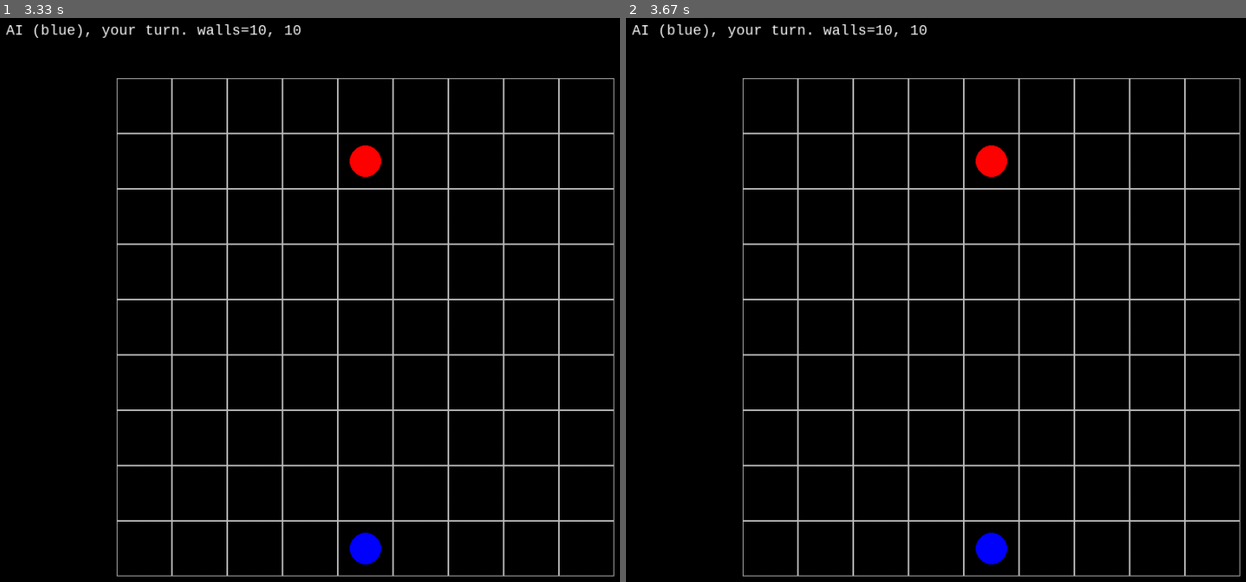
Above: before the commit, frames 1-2 (left to right).
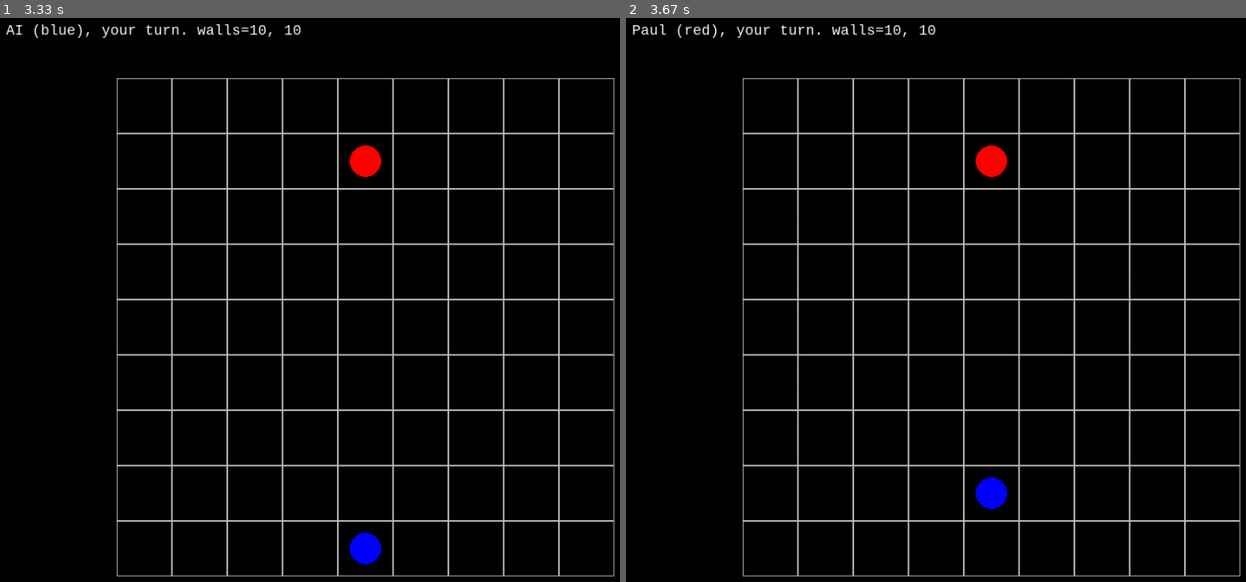
Above: after the commit, the same moments.

Repository: pdhummel/corridor
Game: pygame game, started from corridor.py
The game is run twice, just before and just after one commit, with the same random seed, the same clock (stepped at 60 frames per second) and the same inputs. The source is Python 2; it was converted automatically to run under Python 3.
Inputs:
- Up to frame 1 (3.33 s): no input
- Up to frame 2 (3.67 s): no input

Frame 1 is identical in both runs. In frame 2, 0.9% of the frame differs, in the area x 0-62%, y 1-97%.

Commit message:
Code cleanup and minor perf improvement.

Diff:
--- a/AI.py
+++ b/AI.py
@@ -61,11 +61,12 @@
         for x in range(9):
             for y in range(9):
                 side = "TOP"
+                log("propose_wall ", x, y, side)
                 placed = game.place_wall(player, x, y, side)
                 if placed:
                     total = self.evaluate_game(game, player)
                     player.unplayed_wall_count = player.unplayed_wall_count + 1
-                    game.unset_wall(x, y, side)
+                    game.unset_wall(game.board, x, y, side)
                     if total > best_total:
                         best_total = total
                         game_event.x = x
@@ -73,11 +74,12 @@
                         game_event.section = side
                         game_event.move_mode = "WALL"
                 side = "BOTTOM"
+                log("propose_wall ", x, y, side)
                 placed = game.place_wall(player, x, y, side)
                 if placed:
                     total = self.evaluate_game(game, player)
                     player.unplayed_wall_count = player.unplayed_wall_count + 1
-                    game.unset_wall(x, y, side)
+                    game.unset_wall(game.board, x, y, side)
                     if total > best_total:
                         best_total = total
                         game_event.x = x
@@ -85,11 +87,12 @@
                         game_event.section = side
                         game_event.move_mode = "WALL"
                 side = "LEFT"
+                log("propose_wall ", x, y, side)
                 placed = game.place_wall(player, x, y, side)
                 if placed:
                     total = self.evaluate_game(game, player)
                     player.unplayed_wall_count = player.unplayed_wall_count + 1
-                    game.unset_wall(x, y, side)
+                    game.unset_wall(game.board, x, y, side)
                     if total > best_total:
                         best_total = total
                         game_event.x = x
@@ -97,17 +100,19 @@
                         game_event.section = side
                         game_event.move_mode = "WALL"
                 side = "RIGHT"
+                log("propose_wall ", x, y, side)
                 placed = game.place_wall(player, x, y, side)
                 if placed:
                     total = self.evaluate_game(game, player)
                     player.unplayed_wall_count = player.unplayed_wall_count + 1
-                    game.unset_wall(x, y, side)
+                    game.unset_wall(game.board, x, y, side)
                     if total > best_total:
                         best_total = total
                         game_event.x = x
                         game_event.y = y
                         game_event.section = side
                         game_event.move_mode = "WALL"
+        log("propose_wall event=", game_event)
         return (best_total, game_event)
 
 
--- a/Board.py
+++ b/Board.py
@@ -49,53 +49,9 @@
     def board_changed(self):
         log("board_changed")
         new_graph = self.create_graph()
-        spaces_to_recalc = []
-        for x in range(9):
-            for y in range(9):
-                space = self.get(x, y)
-                to_cells = self.graph[space]
-                new_cells = new_graph[space]
-
-                xor_cells = set(to_cells) ^ set(new_cells)
-                if len(xor_cells) > 0:
-                    spaces_to_recalc.append(space)
-                    for node in xor_cells:
-                        spaces_to_recalc.append(node)
         self.graph = new_graph
         self.space_distances_p1 = self.calculate_space_distances(self.graph, 8)
         self.space_distances_p2 = self.calculate_space_distances(self.graph, 0)
-        for space in list(set(spaces_to_recalc)):
-            log("board_changed: spaces_to_recalc", space.x, space.y)
-            #self.calculate_space_distance2(self.graph, 8, self.space_distances_p1, space.x, space.y)
-            #self.calculate_space_distance2(self.graph, 0, self.space_distances_p2, space.x, space.y)
-
-        # TODO:  make a function of this
-        # Return here to turn-off output of space_distances
-        #return
-        for row in range(9):
-            output = ""
-            for col in range(9):
-                x = col
-                y = row
-                space = self.get(x,y)
-                if self.space_distances_p1.has_key(space):
-                    output = output + " " + str(self.space_distances_p1[space])
-                else:
-                    output = output + " ?"
-            log(output)
-        log(" ")
-        for row in range(9):
-            output = ""
-            for col in range(9):
-                x = col
-                y = row
-                space = self.get(x,y)
-                if self.space_distances_p2.has_key(space):
-                    output = output + " " + str(self.space_distances_p2[space])
-                else:
-                    output = output + " ?"
-            log(output)
-        log(" ")
 
 
 
@@ -163,8 +119,7 @@
 
 
     def get_distance(self, space, victory_row):
-        graph = self.graph  # self.create_graph()
-        #space_distances = self.calculate_space_distances(graph, victory_row)
+        graph = self.graph
         if victory_row == 8:
             space_distances = self.space_distances_p1
         else:
@@ -179,7 +134,7 @@
     def is_connected(self, space, victory_row):
         log("is_connected")
         connected = False
-        graph = self.graph # self.create_graph()
+        graph = self.graph
         connected_spaces = self.find_connected_spaces(graph, victory_row)
         if space in connected_spaces:
             connected = True
@@ -192,40 +147,8 @@
             space_distances = self.space_distances_p1
         else:
             space_distances = self.space_distances_p2
-        #space_distances = self.calculate_space_distances(graph, victory_row)
         connected_spaces = space_distances.keys()
         return connected_spaces
-
-    def calculate_space_distance2(self, graph, victory_row, space_distances, x, y, visited=[]):
-        space = self.get(x, y)
-        visited.append(space)
-        recalc = False
-        if y == victory_row:
-            space_distances[space] = 0
-
-        # Try to get the distance for this space from its nodes
-        else:
-            old_distance = 99
-            if space_distances.has_key(space):
-                old_distance = space_distances[space]
-                space_distances.pop(space, None)
-            if graph.has_key(space):
-                for node in graph[space]:
-                    if graph.has_key(node) and space_distances.has_key(node):
-                        distance = space_distances[node]
-                        if not space_distances.has_key(space) or space_distances[space] > distance+1:
-                            space_distances[space] = distance + 1
-            if (space_distances.has_key(space) and space_distances[space] != old_distance):
-                recalc = True
-
-        # Populate the distances for its nodes
-        if recalc and graph.has_key(space) and space_distances.has_key(space):
-            distance = space_distances[space]
-            for node in graph[space]:
-                if node not in visited:
-                    self.calculate_space_distance2(graph, victory_row, space_distances, node.x, node.y, visited)
-
-        del visited[:]
 
     def calculate_space_distance(self, graph, victory_row, space_distances, x, y):
         space = self.get(x, y)
@@ -265,7 +188,7 @@
         self.calculate_space_distance(graph, victory_row, space_distances, 8, 8)
 
         # Return here to turn-off output of space_distances
-        #return space_distances
+        return space_distances
         for row in range(9):
             output = ""
             for col in range(9):
--- a/Game.py
+++ b/Game.py
@@ -61,23 +61,22 @@
     # Checks whether it is valid to place a wall at the specified location.
     def validate_wall(self, x, y, side):
         log("validate_wall", x, y, side)
+        board = self.board.clone()
         is_ok = True
-        placed = self.set_wall(x, y, side)
+        placed = self.set_wall(board, x, y, side)
         if placed:
             for p in self.players:
                 log(p.name, p.win_row)
-                if is_ok:
-                    if not self.board.is_connected(p.position, p.win_row):
-                        log("not connected")
-                        is_ok = False
+                player_space = board.get(p.position.x, p.position.y)
+                if not board.is_connected(player_space, p.win_row):
+                    log("not connected")
+                    is_ok = False
         else:
             is_ok = False
-        if placed:
-            self.unset_wall(x, y, side)
         return is_ok
 
     # Places a wall at the specified location.
-    def set_wall(self, x, y, side):
+    def set_wall(self, board, x, y, side):
         log("set_wall():", x,y, side)
         placed = False
         if side == "TOP":
@@ -87,21 +86,21 @@
             if x >= 8:
                 log("TOP x>=8")
                 return placed
-            if self.board.get(x,y).top_has_wall:
+            if board.get(x,y).top_has_wall:
                 log("TOP (x,y).top_has_wall")
                 return placed
-            if self.board.get(x+1,y).top_has_wall:
+            if board.get(x+1,y).top_has_wall:
                 log("TOP (x+1,y).top_has_wall")
                 return placed
-            if self.board.get(x,y-1).right_has_wall and self.board.get(x,y).right_has_wall:
+            if board.get(x,y-1).right_has_wall and board.get(x,y).right_has_wall:
                 log("TOP (x,y-1).right_has_wall and (x,y).right_has_wall")
                 return placed
             placed = True
-            self.board.get(x,y).top_has_wall = True
-            self.board.get(x+1,y).top_has_wall = True
+            board.get(x,y).top_has_wall = True
+            board.get(x+1,y).top_has_wall = True
             if y > 0:
-                self.board.get(x,y-1).bottom_has_wall = True
-                self.board.get(x+1,y-1).bottom_has_wall = True
+                board.get(x,y-1).bottom_has_wall = True
+                board.get(x+1,y-1).bottom_has_wall = True
 
         elif side == "BOTTOM":
             if y >= 8:
@@ -110,21 +109,21 @@
             if x >= 8:
                 log("BOTTOM x >= 8")
                 return placed
-            if self.board.get(x,y).bottom_has_wall:
+            if board.get(x,y).bottom_has_wall:
                 log("BOTTOM (x,y).bottom_has_wall")
                 return placed
-            if self.board.get(x+1,y).bottom_has_wall:
+            if board.get(x+1,y).bottom_has_wall:
                 log("BOTTOM (x+1,y).bottom_has_wall")
                 return placed
-            if self.board.get(x,y+1).right_has_wall and self.board.get(x,y).right_has_wall:
+            if board.get(x,y+1).right_has_wall and board.get(x,y).right_has_wall:
                 log("BOTTOM (x,y+1).right_has_wall and (x,y).right_has_wall")
                 return placed
             placed = True
-            self.board.get(x,y).bottom_has_wall = True
-            self.board.get(x+1,y).bottom_has_wall = True
+            board.get(x,y).bottom_has_wall = True
+            board.get(x+1,y).bottom_has_wall = True
             if y < 8:
-                self.board.get(x,y+1).top_has_wall = True
-                self.board.get(x+1,y+1).top_has_wall = True
+                board.get(x,y+1).top_has_wall = True
+                board.get(x+1,y+1).top_has_wall = True
 
         elif side == "LEFT":
             if x <= 0:
@@ -133,21 +132,21 @@
             if y >= 8:
                 log("LEFT y >= 8")
                 return placed
-            if self.board.get(x,y).left_has_wall:
+            if board.get(x,y).left_has_wall:
                 log("LEFT (x,y).left_has_wall")
                 return placed
-            if  self.board.get(x,y+1).left_has_wall:
+            if  board.get(x,y+1).left_has_wall:
                 log("LEFT (x,y+1).left_has_wall")
                 return placed
-            if self.board.get(x-1,y).bottom_has_wall and self.board.get(x,y).bottom_has_wall:
+            if board.get(x-1,y).bottom_has_wall and board.get(x,y).bottom_has_wall:
                 log("LEFT (x-1,y).bottom_has_wall and (x,y).bottom_has_wall")
                 return placed
             placed = True
-            self.board.get(x,y).left_has_wall = True
-            self.board.get(x,y+1).left_has_wall = True
+            board.get(x,y).left_has_wall = True
+            board.get(x,y+1).left_has_wall = True
             if x > 0:
-                self.board.get(x-1,y).right_has_wall = True
-                self.board.get(x-1,y+1).right_has_wall = True
+                board.get(x-1,y).right_has_wall = True
+                board.get(x-1,y+1).right_has_wall = True
 
         elif side == "RIGHT":
             if x >= 8:
@@ -156,51 +155,51 @@
             if y >= 8:
                 log("RIGHT y >= 8")
                 return placed
-            if self.board.get(x,y).right_has_wall:
+            if board.get(x,y).right_has_wall:
                 log("RIGHT (x,y).right_has_wall")
                 return placed
-            if self.board.get(x,y+1).right_has_wall:
+            if board.get(x,y+1).right_has_wall:
                 log("RIGHT (x,y+1).right_has_wall")
                 return placed
-            if self.board.get(x,y).bottom_has_wall and self.board.get(x+1,y).bottom_has_wall:
+            if board.get(x,y).bottom_has_wall and board.get(x+1,y).bottom_has_wall:
                 log("RIGHT (x,y).bottom_has_wall and (x+1,y).bottom_has_wall")
                 return placed
             placed = True
-            self.board.get(x,y).right_has_wall = True
-            self.board.get(x,y+1).right_has_wall = True
+            board.get(x,y).right_has_wall = True
+            board.get(x,y+1).right_has_wall = True
             if x < 8:
-                self.board.get(x+1,y).left_has_wall = True
-                self.board.get(x+1,y+1).left_has_wall = True
+                board.get(x+1,y).left_has_wall = True
+                board.get(x+1,y+1).left_has_wall = True
         if placed:
-            self.board.board_changed()
+            board.board_changed()
         return placed
 
-    def unset_wall(self, x, y, side):
+    def unset_wall(self, board, x, y, side):
         if side == "TOP" and y > 0 and x < 8:
-            self.board.get(x,y).top_has_wall = False
-            self.board.get(x+1,y).top_has_wall = False
+            board.get(x,y).top_has_wall = False
+            board.get(x+1,y).top_has_wall = False
             if y > 0:
-                self.board.get(x,y-1).bottom_has_wall = False
-                self.board.get(x+1,y-1).bottom_has_wall = False
+                board.get(x,y-1).bottom_has_wall = False
+                board.get(x+1,y-1).bottom_has_wall = False
         elif side == "BOTTOM" and y < 8 and x < 8:
-            self.board.get(x,y).bottom_has_wall = False
-            self.board.get(x+1,y).bottom_has_wall = False
+            board.get(x,y).bottom_has_wall = False
+            board.get(x+1,y).bottom_has_wall = False
             if y < 8:
-                self.board.get(x,y+1).top_has_wall = False
-                self.board.get(x+1,y+1).top_has_wall = False
+                board.get(x,y+1).top_has_wall = False
+                board.get(x+1,y+1).top_has_wall = False
         elif side == "LEFT" and x > 0 and y < 8:
-            self.board.get(x,y).left_has_wall = False
-            self.board.get(x,y+1).left_has_wall = False
+            board.get(x,y).left_has_wall = False
+            board.get(x,y+1).left_has_wall = False
             if x > 0:
-                self.board.get(x-1,y).right_has_wall = False
-                self.board.get(x-1,y+1).right_has_wall = False
+                board.get(x-1,y).right_has_wall = False
+                board.get(x-1,y+1).right_has_wall = False
         elif side == "RIGHT" and x < 8 and y < 8:
-            self.board.get(x,y).right_has_wall = False
-            self.board.get(x,y+1).right_has_wall = False
+            board.get(x,y).right_has_wall = False
+            board.get(x,y+1).right_has_wall = False
             if x  < 8:
-                self.board.get(x+1,y).left_has_wall = False
-                self.board.get(x+1,y+1).left_has_wall = False
-        self.board.board_changed()
+                board.get(x+1,y).left_has_wall = False
+                board.get(x+1,y+1).left_has_wall = False
+        board.board_changed()
 
     # Tries to place a wall at the specified location
     def place_wall(self, player, x, y, side):
@@ -209,7 +208,7 @@
         is_ok = self.validate_wall(x, y, side)
         if is_ok and x >= 0 and x <= 8 and y >= 0 and y <= 8:
             if player.unplayed_wall_count > 0:
-                placed = self.set_wall(x, y, side)
+                placed = self.set_wall(self.board, x, y, side)
                 if placed:
                     player.unplayed_wall_count = player.unplayed_wall_count - 1
         return placed
